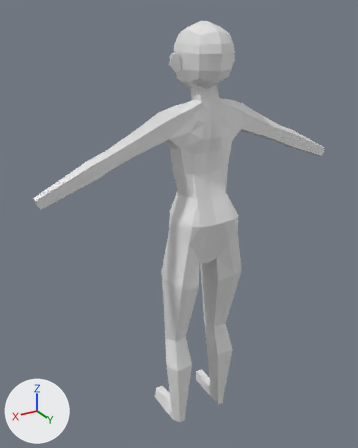
A saved change to the Blender file 3D Modelling/Vtuber Avatar/vtuber.blend.
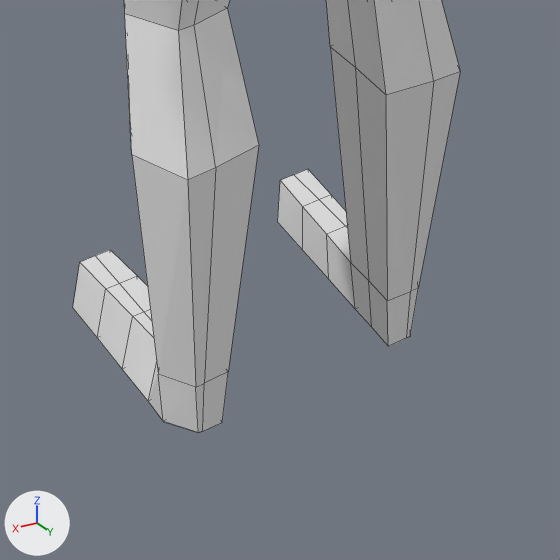
Old and new are each drawn whole from a camera (50 mm lens) standing at (0.977, 1.468, 1.668) and looking at (0.046, -0.084, 0.893) and again close up on the part from 39% to 71% of the width and 75% to 100% of the height. The lights are fixed; the arrows at lower left show +X, +Y and +Z. The close-ups show mesh edges as thin lines.
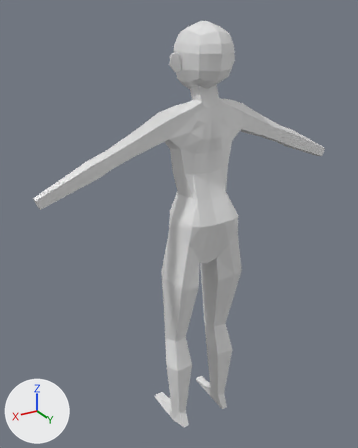
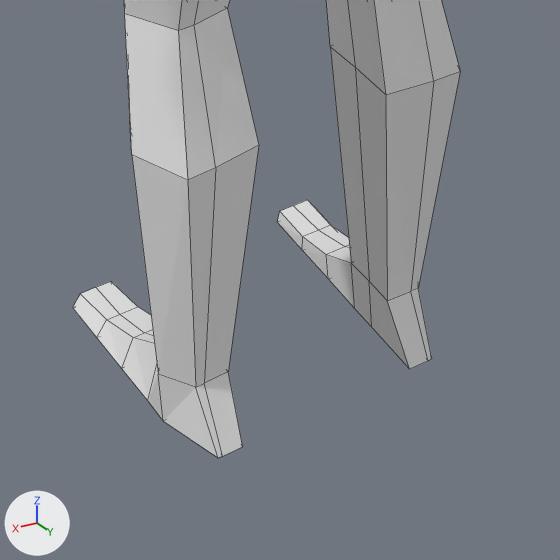
Pixel boxes (x1, y1, x2, y2) of what changed, in the close-ups (560 x 560 px; the box of a moved part takes in the faces that stretch with it):
'Cube.001', reshaped
    before: (73, 0, 460, 433)
    after: (73, 0, 460, 458)
part 1 of me_cube, moved or reshaped
    before: (73, 169, 418, 433)
    after: (73, 200, 432, 458)

What changed in the scene script:
```text
Change me_cube:
    where me_cube.from_pydata(...)  # 213 vertices, 196 faces, 1 loose edge; spans x 0.0..0.621, y -0.155..0.114, z 0.003..1.441
    used by ob_cube_001; location = (0.0, 0.0, 0.0)
    before: 49 (0.134, -0.016, 0.003) at pixel (148, 401), 51 (0.115, 0.039, 0.003) at pixel (198, 432), 54 (0.111, 0.039, 0.003) at pixel (202, 431), 55 (0.115, 0.039, 0.003) at pixel (198, 432), 56 (0.111, 0.039, 0.003) at pixel (202, 431)
    before: 58 (0.134, -0.016, 0.003) at pixel (148, 401), 59 (0.091, -0.016, 0.003), 61 (0.09, 0.039, 0.003) at pixel (222, 422), 62 (0.09, 0.039, 0.003) at pixel (222, 422), 193 (0.111, -0.155, 0.054) at pixel (95, 255)
    before: 194 (0.128, -0.155, 0.054) at pixel (79, 262), 195 (0.095, -0.155, 0.054) at pixel (110, 249), 196 (0.095, -0.155, 0.054) at pixel (110, 249), 198 (0.135, -0.062, 0.003) at pixel (122, 369), 206 (0.091, -0.062, 0.003)
    before: 207 (0.112, -0.062, 0.003), 212 (0.135, -0.062, 0.003) at pixel (122, 369)
    me_cube part 1
    add for i in [49, 58, 59, 198, 206, 207, 212]: me_cube.vertices[i].co += Vector((0.0, -0.001, 0.0))
    add for i in [51, 54, 55, 56, 61, 62]: me_cube.vertices[i].co += Vector((0.0, 0.034, 0.0))
    add for i in [*range(193, 197)]: me_cube.vertices[i].co += Vector((0.0, 0.0, -0.038))
    me_cube.vertices[178].co: (0.111, -0.019, 0.06) -> (0.111, -0.018, 0.06)
    me_cube.vertices[182].co: (0.119, -0.019, 0.059) -> (0.119, -0.018, 0.059)
    me_cube.vertices[199].co: (0.122, -0.064, 0.058) -> (0.122, -0.064, 0.033)  # pixel (132, 316) -> pixel (133, 337)
    me_cube.vertices[200].co: (0.125, -0.109, 0.056) -> (0.125, -0.109, 0.02)  # pixel (105, 288) -> pixel (106, 319)
    me_cube.vertices[201].co: (0.111, -0.109, 0.056) -> (0.111, -0.109, 0.02)  # pixel (119, 283) -> pixel (119, 314)
    me_cube.vertices[202].co: (0.111, -0.064, 0.058) -> (0.111, -0.064, 0.033)  # pixel (143, 311) -> pixel (144, 332)
    me_cube.vertices[203].co: (0.089, -0.064, 0.058) -> (0.089, -0.063, 0.033)
    me_cube.vertices[204].co: (0.092, -0.109, 0.056) -> (0.092, -0.109, 0.02)  # pixel (137, 275) -> pixel (137, 306)
    me_cube.vertices[209].co: (0.089, -0.064, 0.058) -> (0.089, -0.063, 0.033)
    me_cube.vertices[210].co: (0.092, -0.109, 0.056) -> (0.092, -0.109, 0.02)  # pixel (137, 275) -> pixel (137, 306)
```
